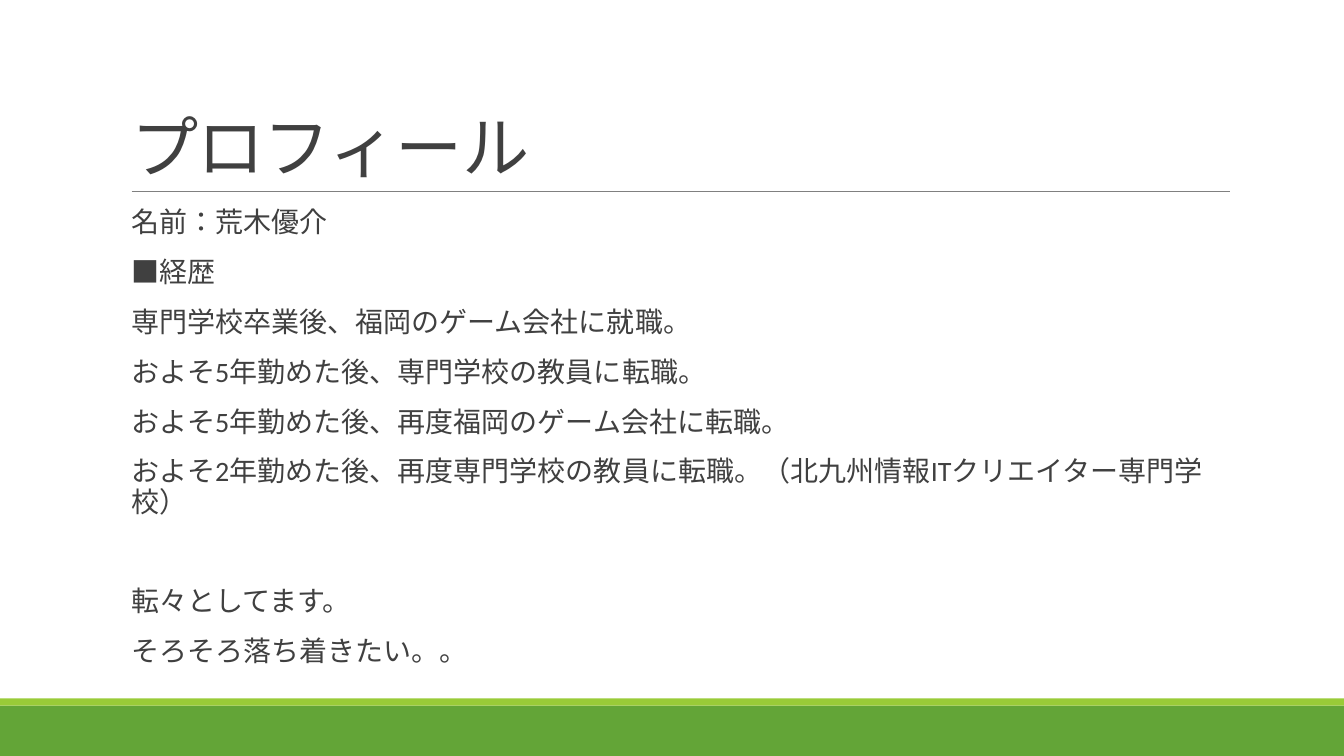
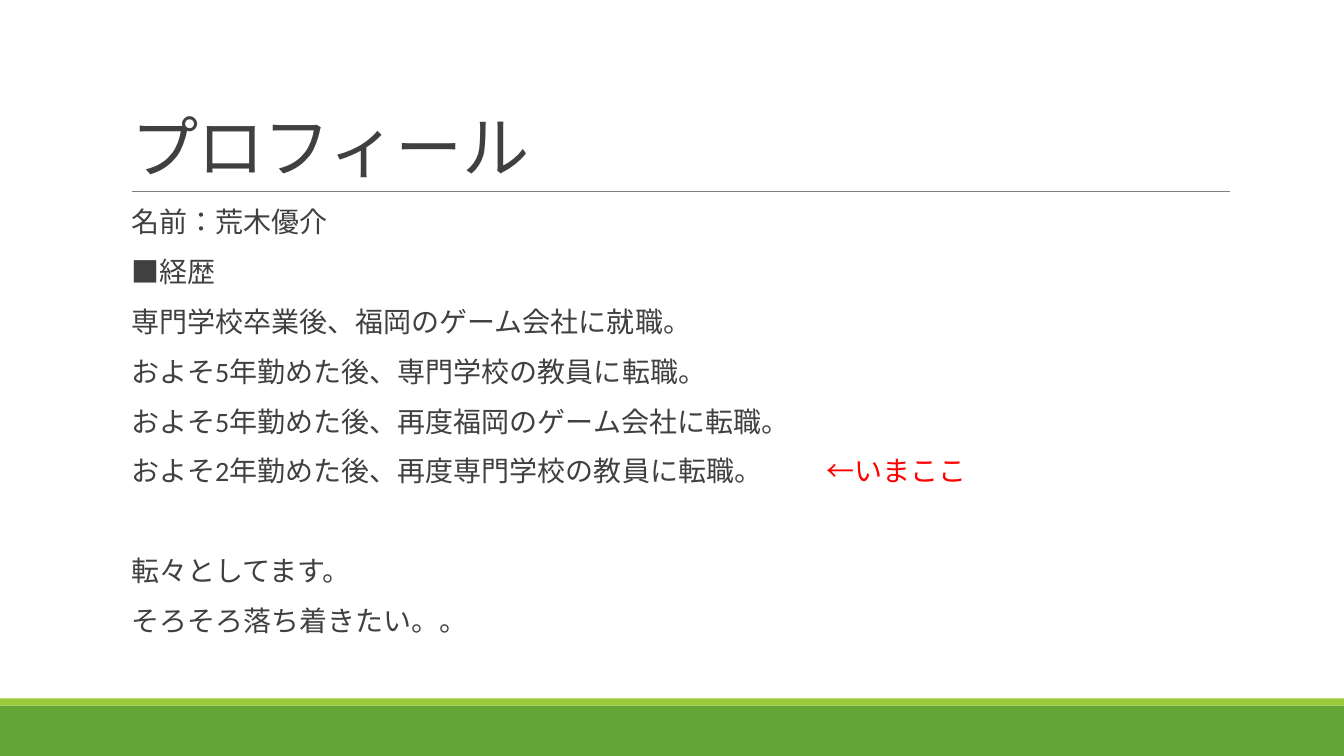
Before and after one commit to ArakiYusuke-Ohara/Textbook, a slide deck: slide 2 of その他/高校対応/自己紹介.pptx. Drawn at 1344x756 pixels with LibreOffice and Linux fonts; fonts in the diff are those of the drawing. Boxes give left, top, right and bottom in pixels: in the first picture for what was removed or moved away, otherwise in the second. Text is boxed around its words. In the diff, an @@ line names an element or a change of style, - is before the commit and + after.

Commit message:
微修正

```diff
--- a/その他/高校対応/自己紹介.pptx
+++ b/その他/高校対応/自己紹介.pptx
@@ text at [131,457,762,484]: text changed @@
-  およそ2年勤めた後、再度専門学校の教員に転職。（北九州情報ITクリエイター専門学校）
+  およそ2年勤めた後、再度専門学校の教員に転職。 ←いまここ
```
